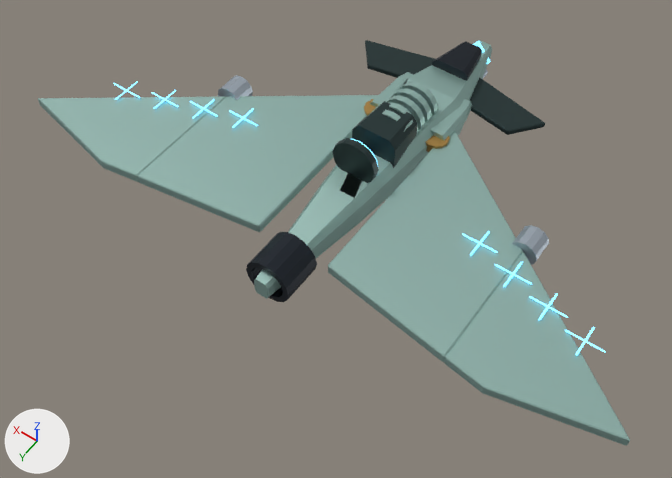
One commit to the glTF model public/assets/models/reference/s12.glb: the scene before it, then after it.
Before and after are seen from a camera (50 mm lens) standing at (-3.86, 6.42, 9.25) and looking at (-0.02, 1.04, 0.8). Lighting does not change. The marker at lower left points along +X, +Y and +Z. The picture after the commit comes second. Where no turn or scale is listed for an object, it has been applied to the vertices. Vertices at exactly the same position are counted once.

Names of what the first picture shows: 'Export_cast_dish_shade', 'Export_emitter_l_armor', 'Export_emitter_l_brass', 'Export_emitter_r_armor', 'Export_emitter_r_brass', 'Export_heavy_armor', 'Export_heavy_shade', 'Export_sensor_dark', 'Export_tilt_armor', 'Export_tilt_dark', 'Export_tilt_shade', 'Export_wing_l_armor', 'Export_wing_l_outer_armor', 'Export_wing_l_outer_glow', 'Export_wing_l_outer_steel', 'Export_wing_r_armor', 'Export_wing_r_outer_armor', 'Export_wing_r_outer_glow', 'Export_wing_r_outer_steel' and 5 more.
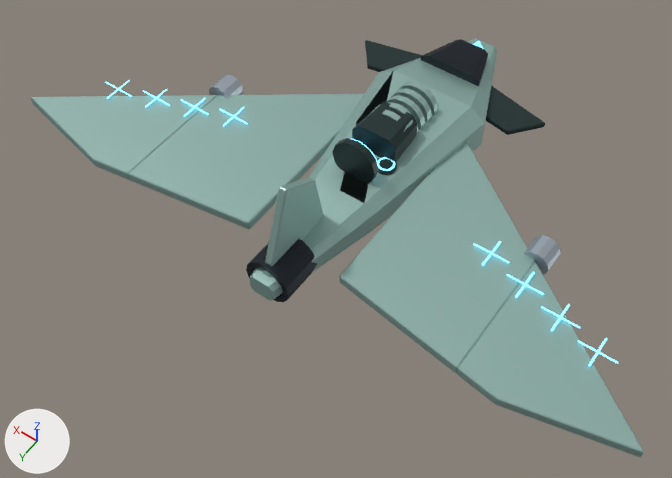
ob_emitter_r is not drawn itself; it is the parent of ob_export_emitter_r_glow.

Location of each change, [x1, y1, x2, y2] in pixels of the pictures (672 x 478 px):
'Export_wing_r_armor', moved: before [328, 131, 523, 362]; after [340, 142, 535, 373]
'Export_wing_l_armor', moved: before [138, 95, 378, 232]; after [129, 94, 364, 229]
'Export_tilt_armor', reshaped: before [254, 40, 492, 299]; after [249, 38, 497, 301]
'Export_wing_r_outer_armor', moved: before [444, 252, 630, 446]; after [457, 262, 644, 458]
'Export_wing_l_outer_armor', moved: before [38, 97, 226, 182]; after [31, 95, 217, 180]
'Export_sensor_dark', reshaped (33% wider, 17% taller): before [432, 41, 482, 81]; after [421, 39, 488, 86]
'Export_wing_r_outer_steel', moved: before [512, 225, 549, 265]; after [524, 235, 561, 275]
'Export_wing_r_outer_glow', moved: before [495, 261, 606, 355]; after [506, 272, 618, 366]
'Export_wing_l_outer_steel', moved: before [218, 75, 253, 100]; after [209, 74, 244, 99]
'Export_emitter_r_armor', deleted: before [430, 99, 472, 141]
'Export_wing_l_outer_glow', moved: before [113, 81, 218, 118]; after [105, 80, 209, 117]
'Export_emitter_l_armor', deleted: before [370, 72, 413, 107]
'Export_emitter_r_brass', deleted: before [425, 135, 450, 152]
'Export_emitter_r_shade', added: after [377, 156, 397, 175]
'Export_emitter_l_brass', deleted (mostly hidden): before [364, 99, 376, 116]
'Export_emitter_r_glow', reshaped, turned (not visible before): after [377, 157, 395, 171]

The edits, one by one:
me_export_emitter_r_glow is used by ob_export_emitter_r_glow; parent ob_emitter_r; location (0.0, 0.0, 0.0).
me_export_emitter_r_glow had 24 vertices, 44 faces and spanned x -0.03..0.03, y -0.153..-0.127, z 0.076..0.616.
me_export_emitter_r_glow now has 64 vertices, 128 faces and spans x -0.103..0.103, y -0.103..0.103, z -0.036..0.036.
me_export_emitter_r_glow part 1: the whole mesh is rebuilt.
me_export_tilt_armor is used by ob_export_tilt_armor; location (0.0, 0.0, 1.3).
me_export_tilt_armor had 32 vertices, 60 faces and spanned x -0.45..0.45, y -2.26..2.35, z -0.32..0.32.
me_export_tilt_armor now has 56 vertices, 104 faces and spans x -0.75..0.75, y -2.26..2.35, z -0.32..1.16.
me_export_tilt_armor part 2: the whole mesh is rebuilt.
me_export_sensor_dark is used by ob_export_sensor_dark; location (0.0, -1.5, 1.3).
me_export_sensor_dark had 16 vertices, 28 faces and spanned x -0.248..0.247, y -0.4..0.151, z 0.12..0.38.
me_export_sensor_dark now has 16 vertices, 28 faces and spans x -0.413..0.412, y -0.401..0.151, z 0.12..0.38.
me_export_sensor_dark part 3: 16 of 16 vertices moved; they spanned x -0.248..0.247, y -0.4..0.151, z 0.12..0.38 and now span x -0.413..0.412, y -0.401..0.151, z 0.12..0.38; mean shift (0.0, 0.0, 0.0).
Mesh me_export_emitter_r_shade is new.
It is a 16-sided cylinder along z spanning x -0.12..0.12, y -0.12..0.12, z -0.032..0.032.
It uses material mat_shade (dark cyan #293b3b).
Object 'Export_emitter_l_armor' (ob_export_emitter_l_armor) is deleted.
Object 'Export_emitter_l_brass' (ob_export_emitter_l_brass) is deleted.
Object 'emitter_r' (ob_emitter_r) turns from (90, 0, 0) to (0, 0, 0) degrees about x, y and z.
Object 'Export_emitter_r_armor' (ob_export_emitter_r_armor) is deleted.
Object 'Export_emitter_r_brass' (ob_export_emitter_r_brass) is deleted.
Object 'Export_wing_l_armor' (ob_export_wing_l_armor) moves from (0.45, 0.1, 1.4) to (0.6, 0.1, 1.34).
Object 'Export_wing_l_outer_armor' (ob_export_wing_l_outer_armor) moves from (2.01, 0.3, 1.4) to (2.16, 0.3, 1.34).
Object 'Export_wing_l_outer_glow' (ob_export_wing_l_outer_glow) moves from (2.01, 0.3, 1.4) to (2.16, 0.3, 1.34).
Object 'Export_wing_l_outer_steel' (ob_export_wing_l_outer_steel) moves from (2.01, 0.3, 1.4) to (2.16, 0.3, 1.34).
Object 'Export_wing_r_armor' (ob_export_wing_r_armor) moves from (-0.45, 0.1, 1.4) to (-0.6, 0.1, 1.34).
Object 'Export_wing_r_outer_armor' (ob_export_wing_r_outer_armor) moves from (-2.01, 0.3, 1.4) to (-2.16, 0.3, 1.34).
Object 'Export_wing_r_outer_glow' (ob_export_wing_r_outer_glow) moves from (-2.01, 0.3, 1.4) to (-2.16, 0.3, 1.34).
Object 'Export_wing_r_outer_steel' (ob_export_wing_r_outer_steel) moves from (-2.01, 0.3, 1.4) to (-2.16, 0.3, 1.34).
Object 'Export_emitter_r_shade' (ob_export_emitter_r_shade) is new; it shows me_export_emitter_r_shade.
Its location is (-0.23, 0.38, 1.58).
